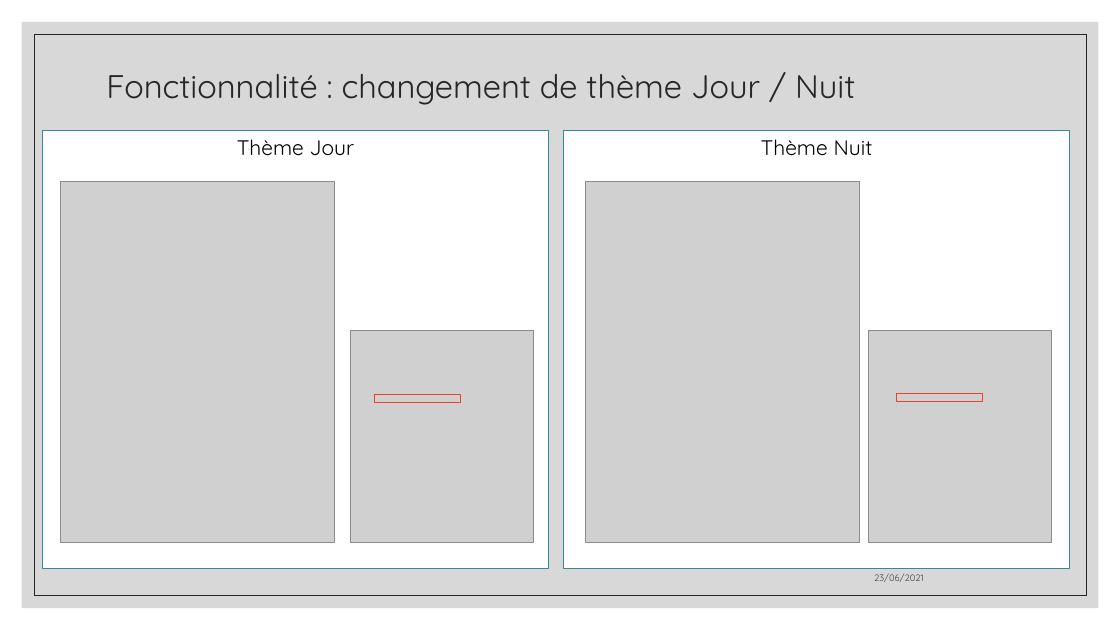
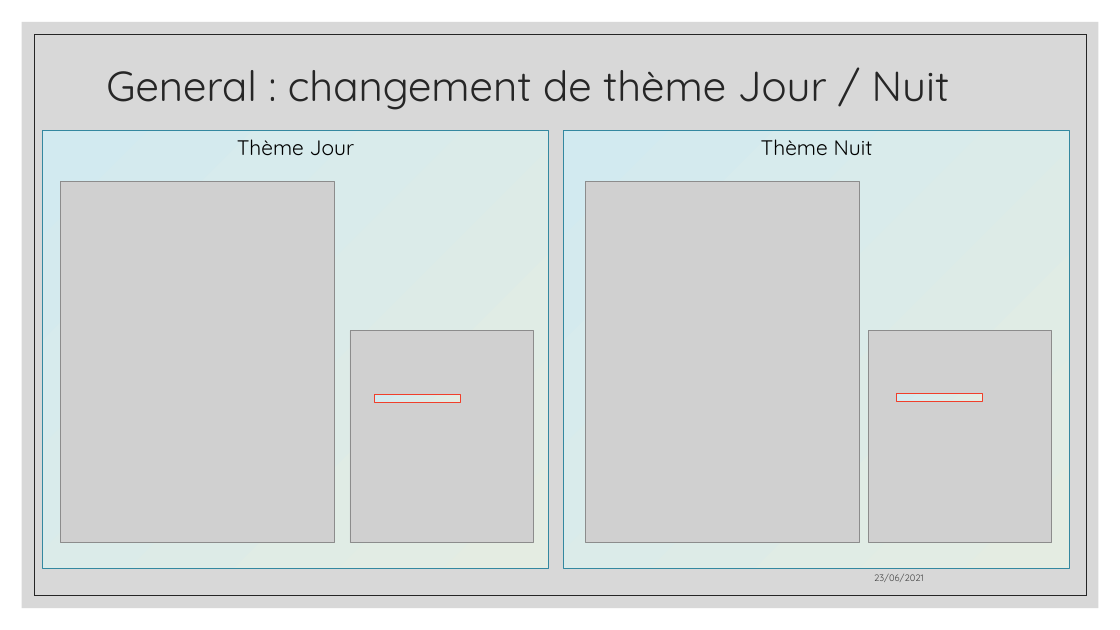
Before and after one commit to aiekick/ProjectStationMeteo, a slide deck: slide 49 of doc/StationMeteo_Soutenance_Stephane.pptx (slide 40 before the commit). Drawn at 1120x630 pixels with LibreOffice and Linux fonts; fonts in the diff are those of the drawing; grey boxes stand for pictures. Boxes give left, top, right and bottom in pixels: in the first picture for what was removed or moved away, otherwise in the second. Text is boxed around its words. In the diff, an @@ line names an element or a change of style, - is before the commit and + after.

```diff
--- a/doc/StationMeteo_Soutenance_Stephane.pptx
+++ b/doc/StationMeteo_Soutenance_Stephane.pptx
@@ title at [106, 70, 950, 110]: text changed; size 28 to 36 pt @@
-Fonctionnalité : changement de thème Jour / Nuit
+General : changement de thème Jour / Nuit
@@ rectangle "Thème Jour" at [43, 131, 549, 569]: fill #FFFFFF to gradient #D2EAF0 to #E4EDE2 @@
@@ rectangle "Thème Nuit" at [564, 131, 1070, 569]: fill #FFFFFF to gradient #D2EAF0 to #E4EDE2 @@
@@ rectangle at [375, 394, 460, 402]: fill none to gradient #D2EAF0 to #E4EDE2 @@
@@ rectangle at [897, 393, 982, 402]: fill none to gradient #D2EAF0 to #E4EDE2 @@
```
Also in this commit, not shown: 7 other slides changed, 15 slides added, 6 slides removed, 1 other file.
